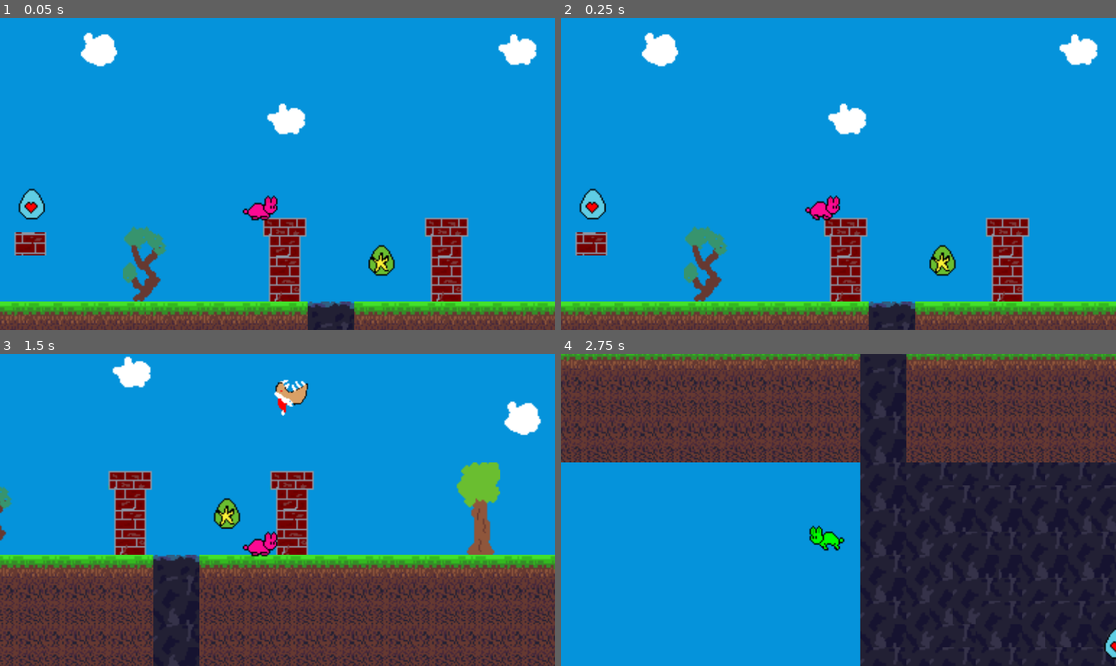
Above: before the commit, frames 1-4 (two rows, left to right).
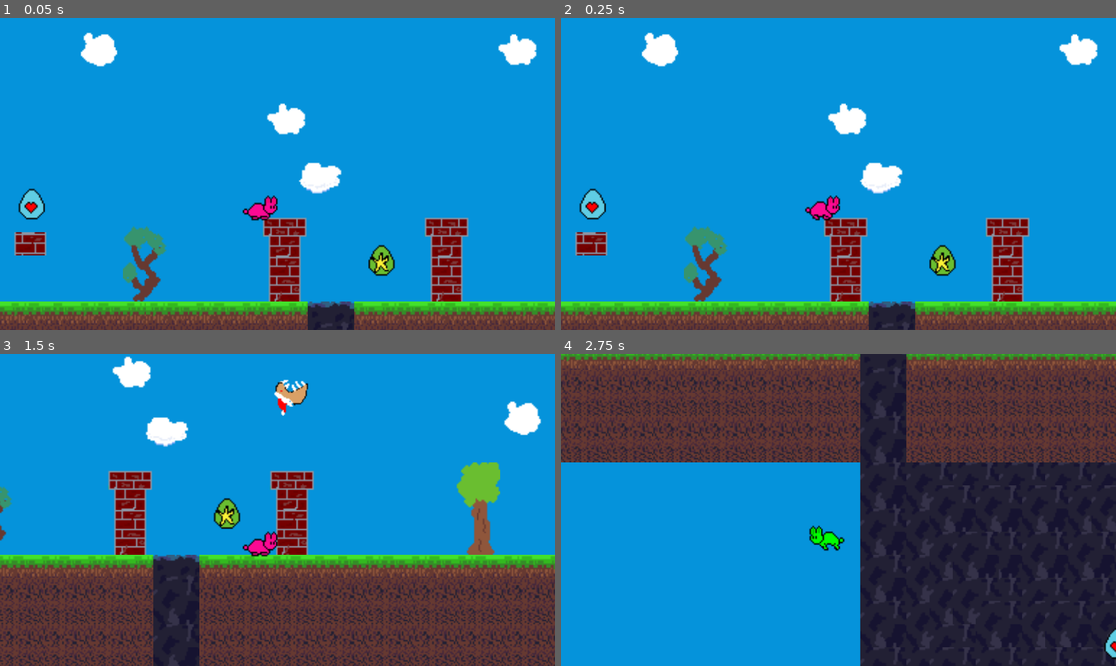
Above: after the commit, the same moments.

Repository: Nervous-Oysters/Jam-Linux-2023
Game: Godot game, scene res://src/Levels/Hub.tscn
The game is run twice, just before and just after one commit, with the same random seed, the same clock (stepped at 60 frames per second) and the same inputs.
Inputs:
- Up to frame 1 (0.05 s): no input
- Up to frame 2 (0.25 s): no input
- Up to frame 3 (1.5 s): hold D (move_right) from 0.53 s (still down); tap Space (jump) at 0.77 s
- Up to frame 4 (2.75 s): tap Space (jump) at 1.52 s; release D (move_right) at 2.03 s; hold A (move_left) from 2.03 s (still down)

The runs differ from the first frame. In frame 1, 0.6% of the frame differs, in the area x 53-62%, y 46-57%; in frame 2, 0.6%; in frame 3, 0.5%; in frame 4, nothing differs.

Commit message:
nuage 1 bouge

Diff:
--- a/src/Levels/Hub.tscn
+++ b/src/Levels/Hub.tscn
@@ -1,13 +1,14 @@
-[gd_scene load_steps=12 format=3 uid="uid://dom60h7r0tb11"]
+[gd_scene load_steps=13 format=3 uid="uid://dom60h7r0tb11"]
 
 [ext_resource type="Texture2D" uid="uid://d0crrfi3xadle" path="res://assets/green.png" id="1_tv8qq"]
 [ext_resource type="Script" path="res://src/Levels/Hub.gd" id="1_y0ydk"]
 [ext_resource type="PackedScene" uid="uid://c1cwln04crr3m" path="res://src/Actors/Player.tscn" id="2_gg4s8"]
-[ext_resource type="Texture2D" uid="uid://bdiph3vx0ky7x" path="res://assets/tile.png" id="3_p34wj"]
+[ext_resource type="Texture2D" uid="uid://1law74xj8jtg" path="res://assets/tile.png" id="3_p34wj"]
 [ext_resource type="PackedScene" uid="uid://baiu3055nitgi" path="res://src/Bonus/FuckEgg.tscn" id="4_6i1vx"]
 [ext_resource type="PackedScene" uid="uid://cqc4ymen07rc7" path="res://src/Bonus/StarEgg.tscn" id="6_qsoc0"]
 [ext_resource type="PackedScene" uid="uid://coocasa0u4q1q" path="res://src/decor/Santa.tscn" id="7_3yk3d"]
 [ext_resource type="Script" path="res://src/decor/Santa.gd" id="8_sx5eg"]
+[ext_resource type="PackedScene" uid="uid://caaaiwlhpyxio" path="res://src/decor/Cloud1.tscn" id="9_gxyey"]
 
 [sub_resource type="TileSetAtlasSource" id="TileSetAtlasSource_06uo7"]
 texture = ExtResource("1_tv8qq")
@@ -521,4 +522,7 @@
 [node name="Sprite" parent="Santa" index="0"]
 position = Vector2(0, -30)
 
+[node name="Cloud1" parent="." instance=ExtResource("9_gxyey")]
+position = Vector2(441, 299)
+
 [editable path="Santa"]
--- a/src/decor/Cloud1.gd
+++ b/src/decor/Cloud1.gd
@@ -1 +1,4 @@
 extends Area2D
+
+func _process(delta):
+	$AnimatedSprite2D.play("default")
--- a/src/decor/Cloud1.tscn
+++ b/src/decor/Cloud1.tscn
@@ -28,4 +28,4 @@
 
 [node name="AnimatedSprite2D" type="AnimatedSprite2D" parent="."]
 sprite_frames = SubResource("SpriteFrames_8pihp")
-frame_progress = 0.207198
+frame_progress = 0.499072
Not shown: 1 places in src/Actors/Follower.tscn that only renumber resources
Not shown: 1 places in src/Actors/Player.tscn that only renumber resources
Not shown: 1 places in src/Bonus/StarEgg.tscn that only renumber resources
Not shown: 1 places in src/decor/Cloud1.tscn that only renumber resources
Not shown: 1 places in src/decor/Santa.tscn that only renumber resources
